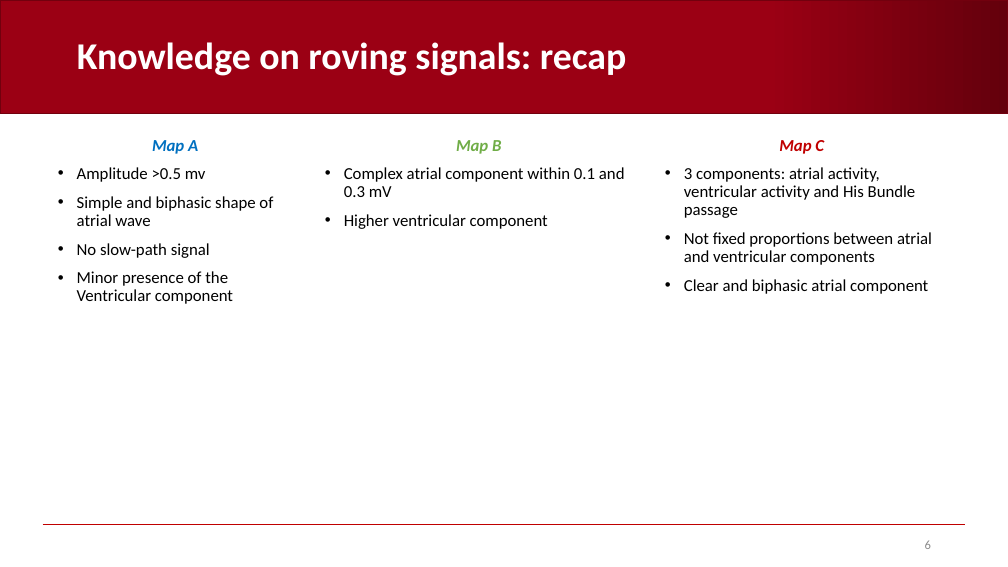
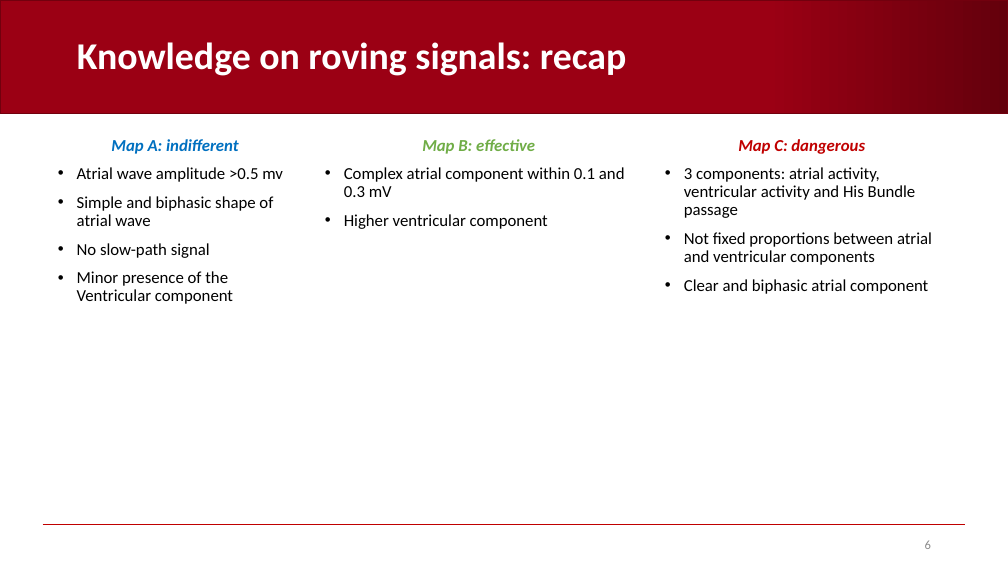
Before and after one commit to AndreaCorrado00/Tesi_magistrale_Corrado_Andrea, a slide deck: slide 6 of Documentation/5. Heuristic classifier.pptx. Drawn at 1008x567 pixels with LibreOffice and Linux fonts; fonts in the diff are those of the drawing; background and template pictures are left out. Boxes give left, top, right and bottom in pixels: in the first picture for what was removed or moved away, otherwise in the second. Text is boxed around its words. In the diff, an @@ line names an element or a change of style, - is before the commit and + after.

```diff
--- a/Documentation/5. Heuristic classifier.pptx
+++ b/Documentation/5. Heuristic classifier.pptx
@@ text at (77, 139, 283, 182): text changed @@
-Map A
-• Amplitude >0.5 mv
+Map A: indifferent
+• Atrial wave amplitude >0.5 mv
@@ text at (422, 139, 535, 154): text changed @@
-Map B
+Map B: effective
@@ text at (738, 139, 865, 154): text changed @@
-Map C
+Map C: dangerous
```
Also in this commit, not shown: 6 other slides changed, 10 slides added, 15 other files.
